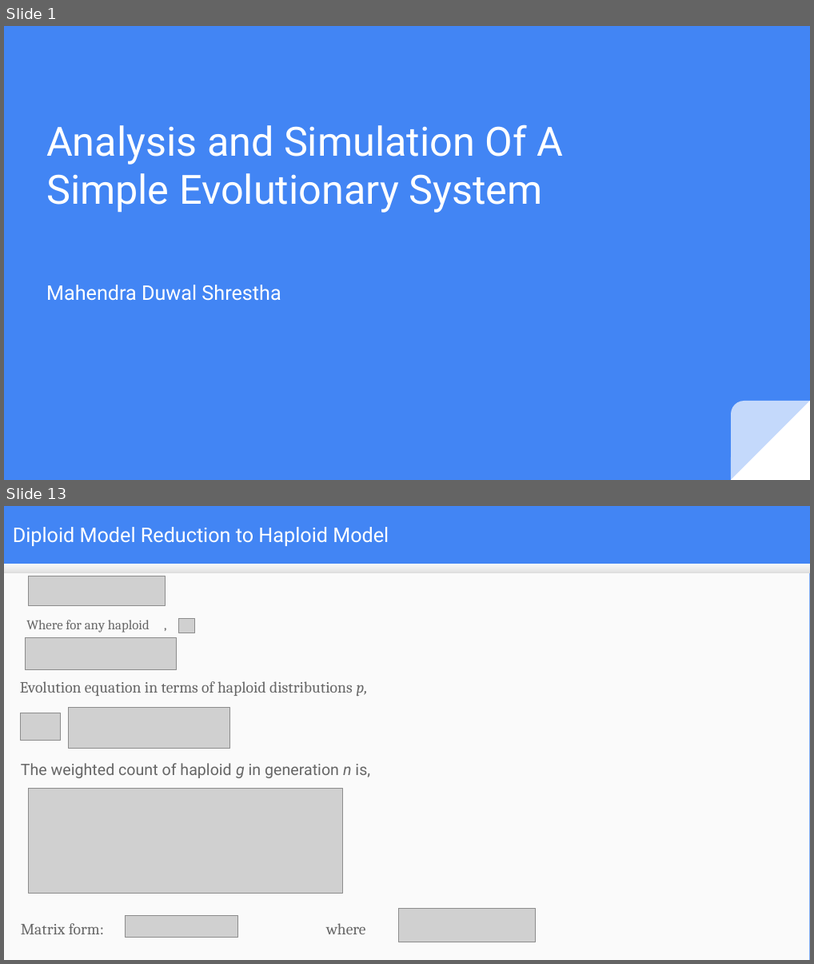
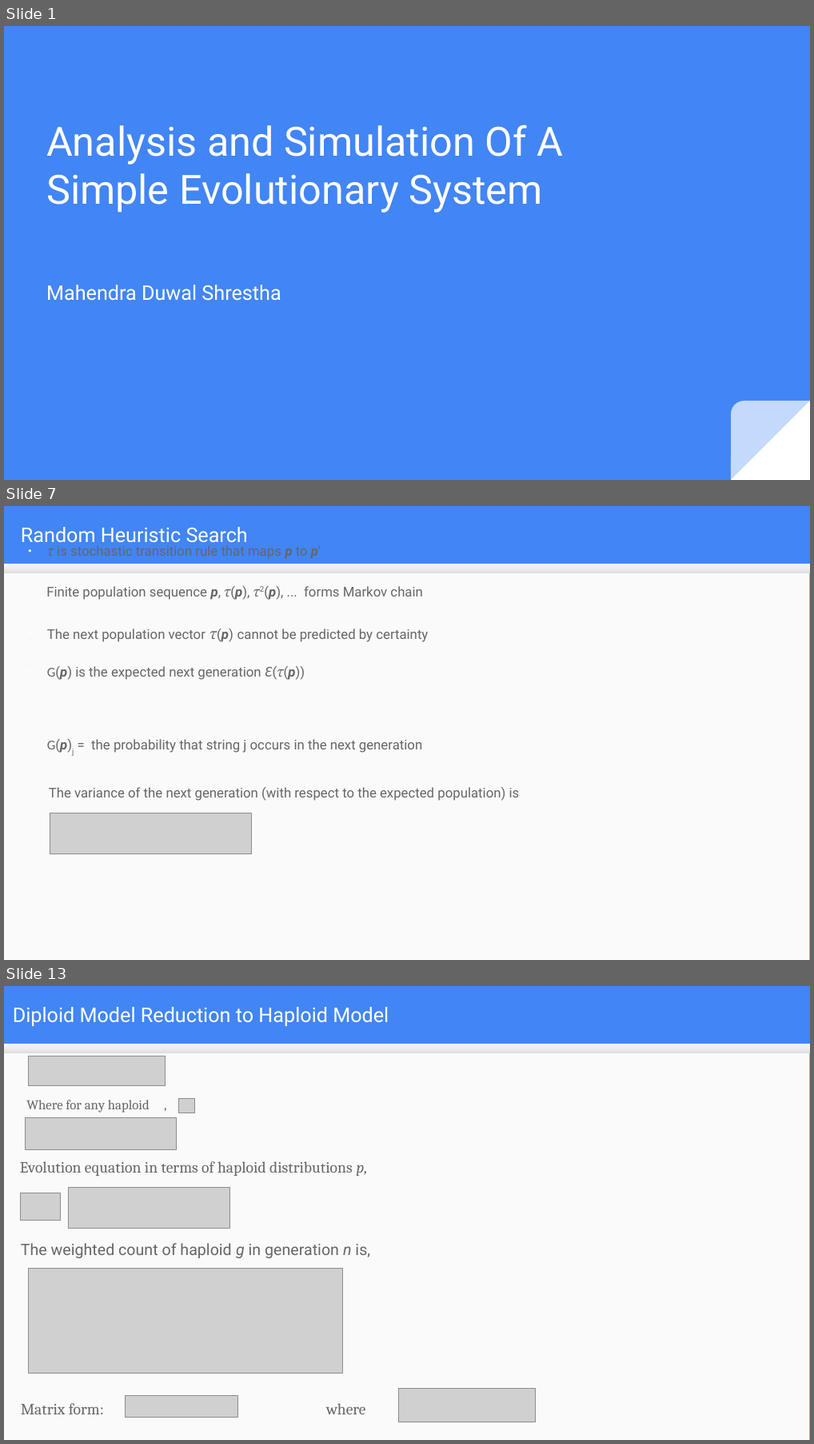
Before and after one commit to mduwalsh/project, a slide deck: thesis_slides_mahendra.odp. Shown one above the other, each under a label of ours: slides 1 and 13 before the commit, slides 1, 7 and 13 after it; the slides between them are not shown. The pictures are 814x964 and 814x1444 pixels, drawn with LibreOffice and Linux fonts; fonts in the diff are those of the drawing; grey boxes stand for pictures. Boxes give left, top, right and bottom in pixels: in the first picture for what was removed or moved away, otherwise in the second. Text is boxed around its words. In the diff, an @@ line names an element or a change of style, - is before the commit and + after.

```diff
--- a/thesis_slides_mahendra.odp
+++ b/thesis_slides_mahendra.odp
@@ slide 7 added at (4, 506, 810, 960), background #4285F4; not listed: 2 template elements that a slide beside it also shows @@
@@ title added at (21, 527, 248, 547), 18 pt, text #FFFFFF @@
+Random Heuristic Search
@@ text added at (47, 545, 321, 559), 12 pt, text #666666 @@
+● τ is stochastic transition rule that maps p to p'
@@ text added at (46, 586, 422, 600), 12 pt, text #666666 @@
+● Finite population sequence p, τ(p), τ2(p), ... forms Markov chain
@@ text added at (47, 628, 428, 642), 12 pt, text #666666 @@
+● The next population vector τ(p) cannot be predicted by certainty
@@ text added at (47, 666, 305, 680), 12 pt, text #666666 @@
+● G(p) is the expected next generation Ɛ(τ(p))
@@ text added at (47, 739, 422, 756), 12 pt, text #666666 @@
+● G(p)j = the probability that string j occurs in the next generation
@@ text added at (49, 787, 520, 800), 12 pt, text #666666 @@
+The variance of the next generation (with respect to the expected population) is
@@ picture added at (50, 813, 251, 853) @@
```
Also in this commit, not shown: 11 slides changed, 12 other slides added, 4 slides removed, 4 other files.
